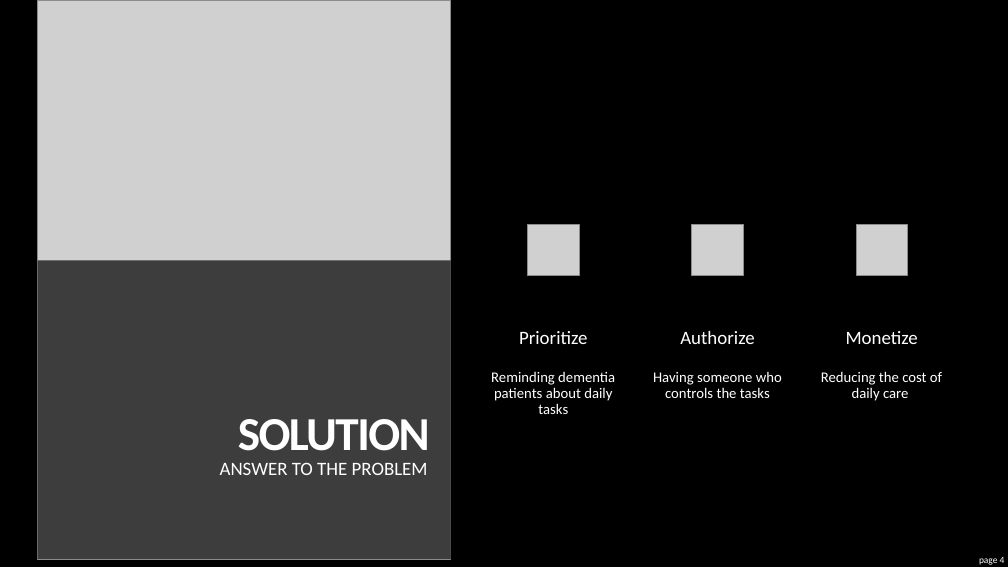
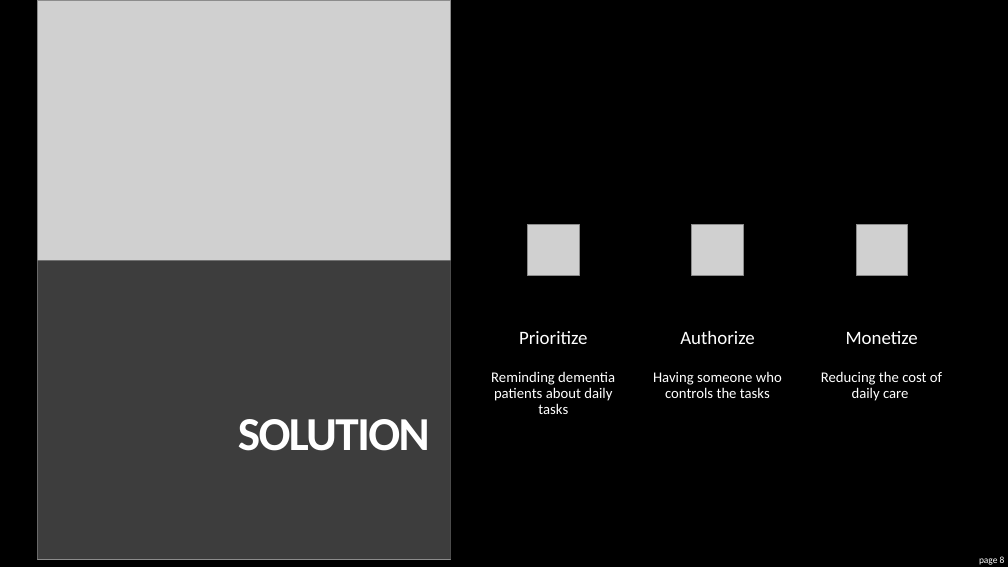
Before and after one commit to adityadutta/BostonHacksFall18, a slide deck: slide 8 of PITCH/Pitch.pptx (slide 4 before the commit). Drawn at 1008x567 pixels with LibreOffice and Linux fonts; fonts in the diff are those of the drawing; grey boxes stand for pictures. Boxes give left, top, right and bottom in pixels: in the first picture for what was removed or moved away, otherwise in the second. Text is boxed around its words. In the diff, an @@ line names an element or a change of style, - is before the commit and + after.

```diff
--- a/PITCH/Pitch.pptx
+++ b/PITCH/Pitch.pptx
@@ subtitle removed at box(220, 462, 428, 475) @@
-ANSWER TO THE PROBLEM
@@ page number at box(979, 556, 1005, 565): text changed @@
-page 4
+page 8
```
Also in this commit, not shown: 5 other slides changed, 5 slides added, 2 slides removed, 4 other files.
